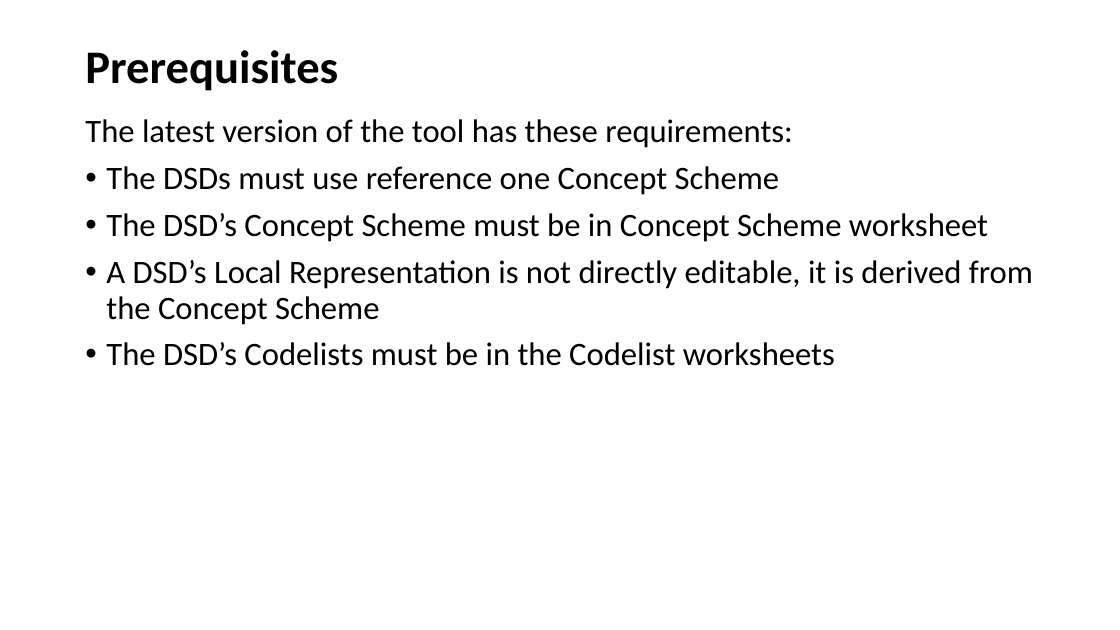
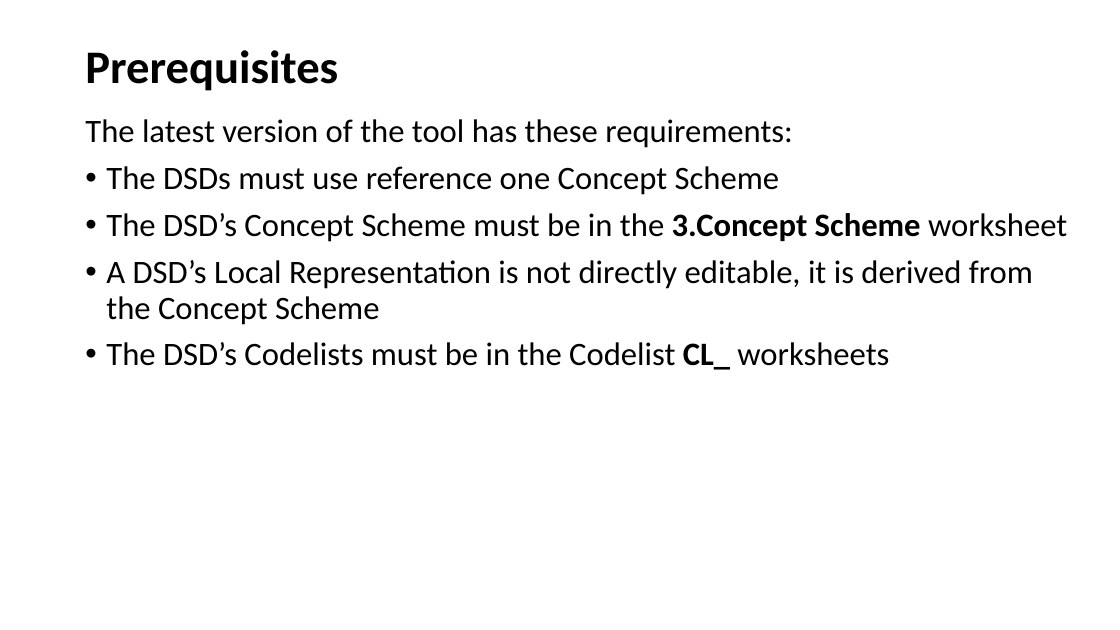
Before and after one commit to OECDSTD/sdmx-matrix-generator, a slide deck: slide 4 of SDMX Matrix Generator User Guide.pptx (slide 3 before the commit). Drawn at 1120x630 pixels with LibreOffice and Linux fonts; fonts in the diff are those of the drawing. Boxes give left, top, right and bottom in pixels: in the first picture for what was removed or moved away, otherwise in the second. Text is boxed around its words. In the diff, an @@ line names an element or a change of style, - is before the commit and + after.

```diff
--- a/SDMX Matrix Generator User Guide.pptx
+++ b/SDMX Matrix Generator User Guide.pptx
@@ text at (x1=106, y1=213, x2=1067, y2=242): text changed @@
-• The DSD’s Concept Scheme must be in Concept Scheme worksheet
+• The DSD’s Concept Scheme must be in the 3.Concept Scheme worksheet
@@ text at (x1=106, y1=342, x2=889, y2=370): text changed @@
-• The DSD’s Codelists must be in the Codelist worksheets
+• The DSD’s Codelists must be in the Codelist CL_ worksheets
```
Also in this commit, not shown: 7 other slides changed, 2 slides added, 12 slides removed.
